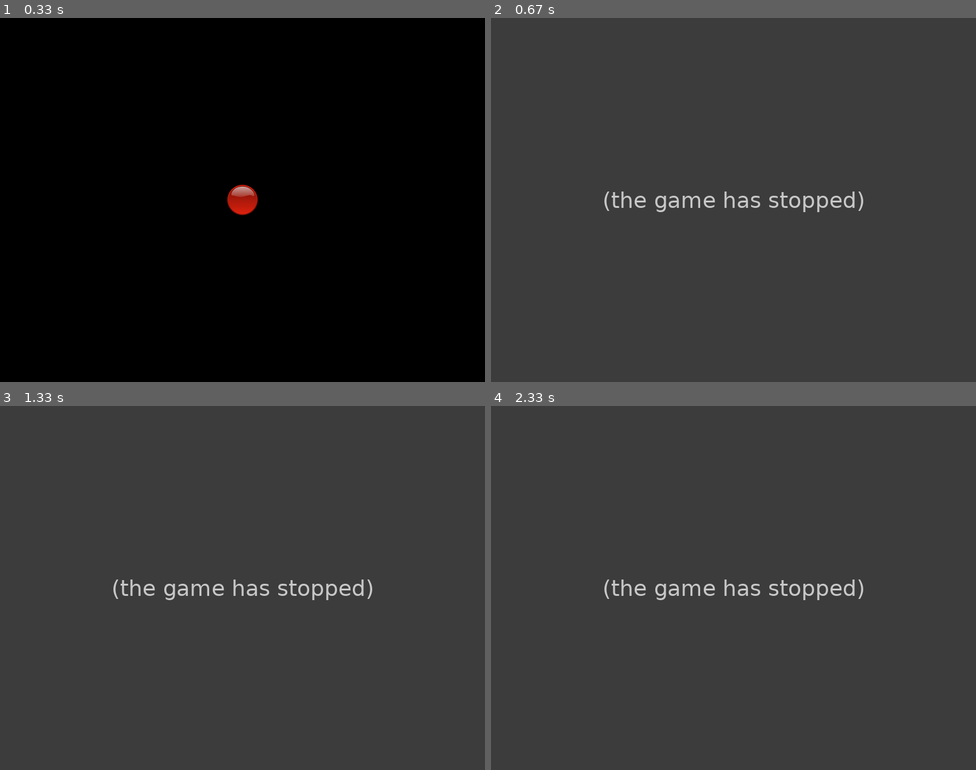
Above: before the commit, frames 1-4 (two rows, left to right).
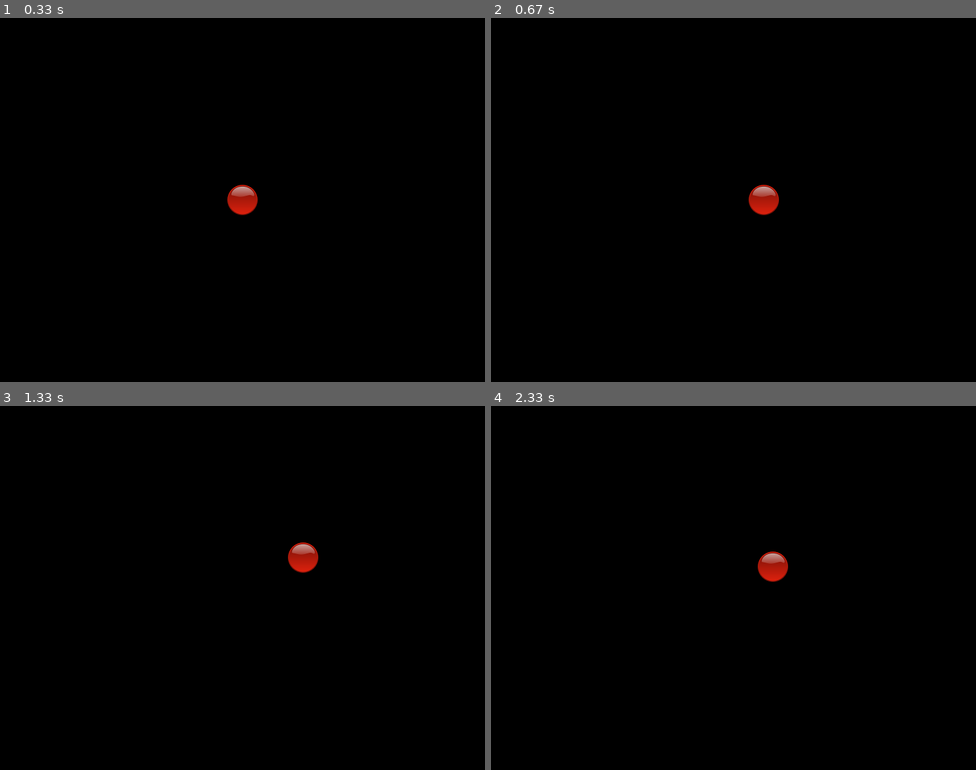
Above: after the commit, the same moments.

Repository: alanbontoft/FirstPygame
Game: pygame game, started from game.py
The game is run twice, just before and just after one commit, with the same random seed, the same clock (stepped at 60 frames per second) and the same inputs.
Inputs:
- Up to frame 1 (0.33 s): no input
- Up to frame 2 (0.67 s): hold Right from 0.33 s (still down)
- Up to frame 3 (1.33 s): release Right at 0.8 s; hold Up 0.83-1.13 s; hold Right from 1.17 s (still down)
- Up to frame 4 (2.33 s): release Right at 1.63 s; hold Left 1.67-2.2 s; hold Down from 2.23 s (still down)

Frame 1 is identical in both runs. In frame 2, 100% of the frame differs, in the area x 0-100%, y 0-100%; in frame 3, 100%; in frame 4, 100%.
Error before the commit: NameError: name 'math' is not defined (playerclass.py line 35); the game stopped at 0.33 s (later frames are placeholders)

Commit message:
math import put back in!

Diff:
--- a/playerclass.py
+++ b/playerclass.py
@@ -1,6 +1,7 @@
 # module imports
 import pygame
 import gamedefs
+import math
 
 # class for player sprite
 class Player(pygame.sprite.Sprite):
